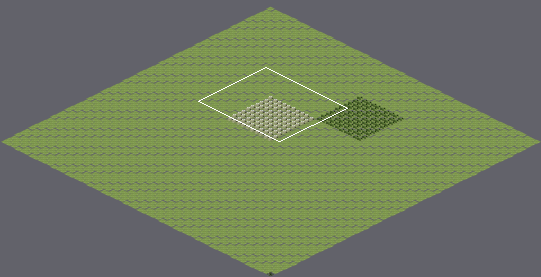
Two states of a Tiled map, Astral One/Resources/freeland/freeland.tmx. The picture above shows the old version from afar; the outline marks the close-up.
Close-up. As it was:
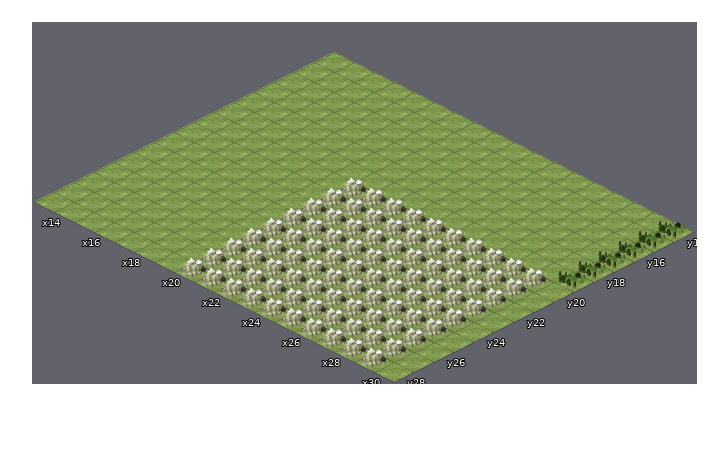
Cells are 128x64 px. Isometric: x runs down to the right, y down to the left. Shown: x 13..30, y 14..28. The commit also changed other parts of the map, which this record leaves out.
The same view after the edit:
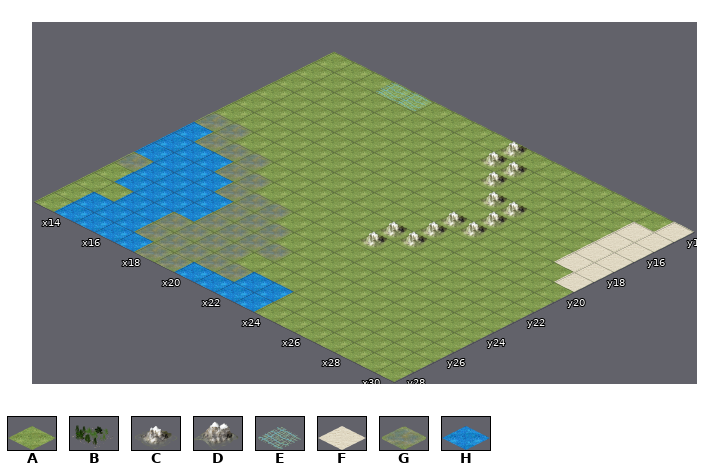
Key: from "freeland": A 0 "grass-001", B 10 "forest-007", C 17 "mountain-001", D 18 "mountain-002", E 20 "farm-001", F 21 "desert-001", G 23 "swamp-001", H 24 "water-001".
_ is an empty cell.
Changes in this commit:
Layer "Tile Layer 1":
y 21: x 13 A -> H
y 22: x 13..15 AAA -> HHH
y 23: x 13..16 AAAA -> HHHH
y 24..25: x 14..17 AAAA -> HHHH
y 26: x 15..16 AA -> HH
y 27: x 14..16 AAA -> HHH; x 22..23 AA -> HH
y 28: x 14..17 AAAA -> HHHH; x 20..23 AAAA -> HHHH
Layer "Tile Layer 2":
y 14: x 16..17 __ -> EE; x 22 _ -> C; x 30 B -> F
y 15: x 22..23 __ -> CC; x 29..30 _B -> FF
y 16: x 23 _ -> C; x 29..30 AB -> FF
y 17: x 24..25 __ -> CC; x 29..30 AB -> FF
y 18: x 25 _ -> C; x 29..30 AB -> FF
y 19: x 24..25 __ -> CC; x 30 B -> F
y 20: x 13..14 __ -> GG; x 20..29 DDDDDDDDDD -> ____C_____
y 21: x 14..16 ___ -> GGG; x 19..29 ADDDDDDDDDD -> ____CC_____
y 22: x 16..17 __ -> GG; x 20..29 DDDDDDDDDD -> ___C______
y 23: x 17..29 ___DDDDDDDDDD -> GGG__________
y 24: x 13 _ -> G; x 18..29 __DDDDDDDDDD -> GGG_________
y 25: x 18..29 __DDDDDDDDDD -> GGGG________
y 26: x 17..29 ___DDDDDDDDDD -> GGGG_________
y 27: x 17..29 ___DDDDDDDDDD -> GGGGG________
y 28: x 18..29 __DDDDDDDDDD -> GG__________
Changed places in both close-ups, as pixel boxes (x1, y1, x2, y2):
changed: (54, 82, 694, 372)
